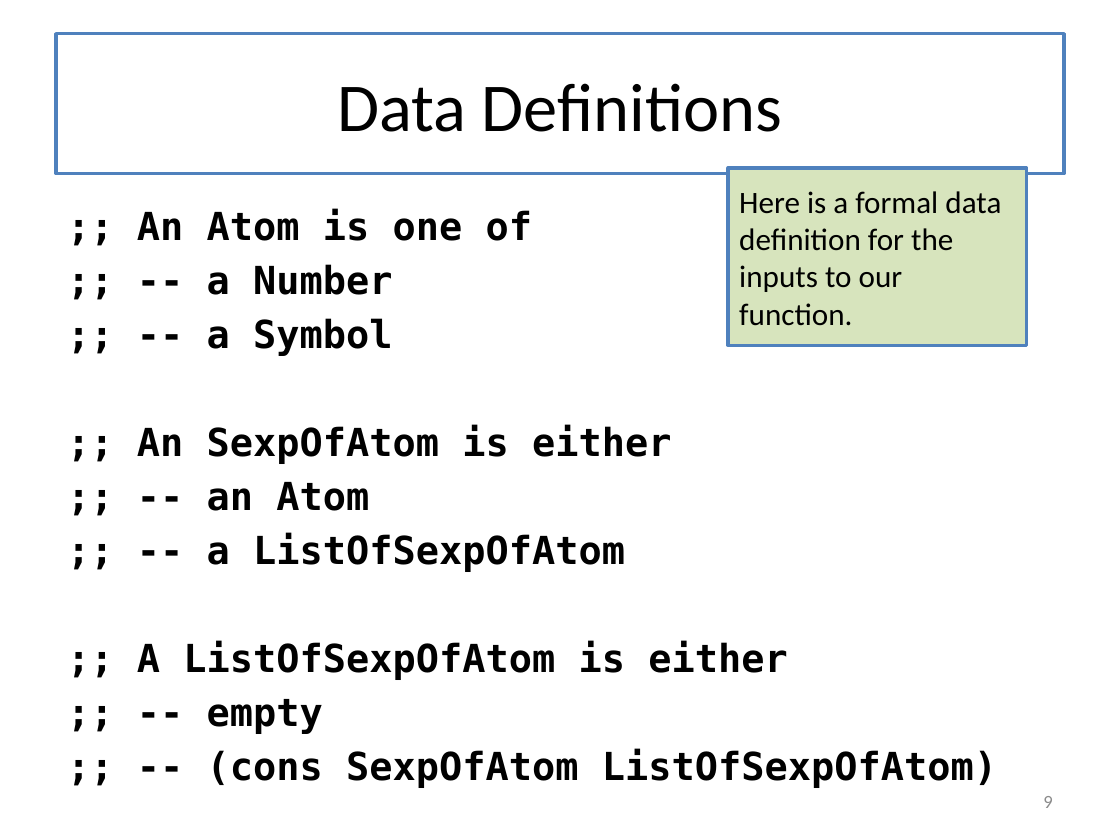
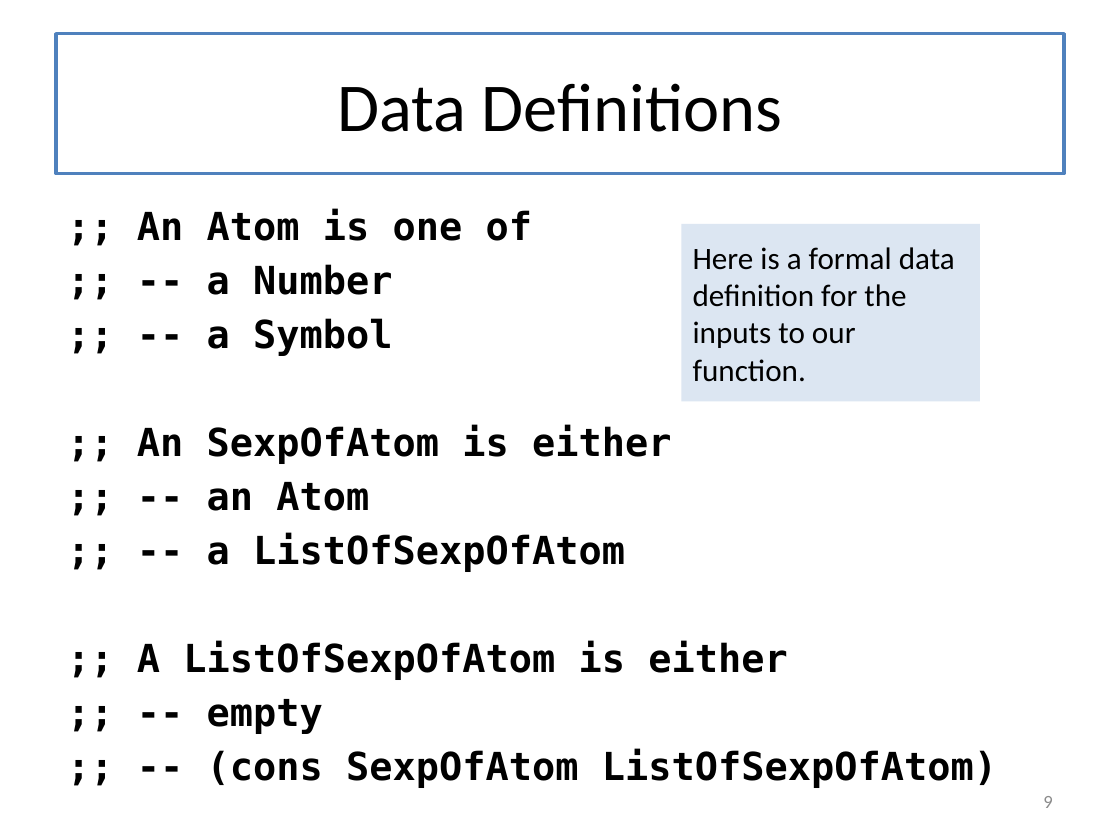
Before and after one commit to mwand/cs5010f16, a slide deck: slide 9 of Slides/Lesson 8.1 Introducing General Recursion.pptx. Drawn at 1120x840 pixels with LibreOffice and Linux fonts; fonts in the diff are those of the drawing. Boxes give left, top, right and bottom in pixels: in the first picture for what was removed or moved away, otherwise in the second. Text is boxed around its words. In the diff, an @@ line names an element or a change of style, - is before the commit and + after.

```diff
--- a/Slides/Lesson 8.1 Introducing General Recursion.pptx
+++ b/Slides/Lesson 8.1 Introducing General Recursion.pptx
@@ rectangle "Here is a formal data ...": place and size @@
-rectangle "Here is a formal data ..." at <box>728,168,1027,345</box>
+rectangle "Here is a formal data ..." at <box>681,224,980,401</box>
@@ rectangle "Here is a formal data ..." at <box>681,224,980,401</box>: fill #D7E4BD to #DCE6F2; outline #4F81BD 2 pt to none @@
```
Also in this commit, not shown: 22 other slides changed, 5 slides added, 11 other files.
